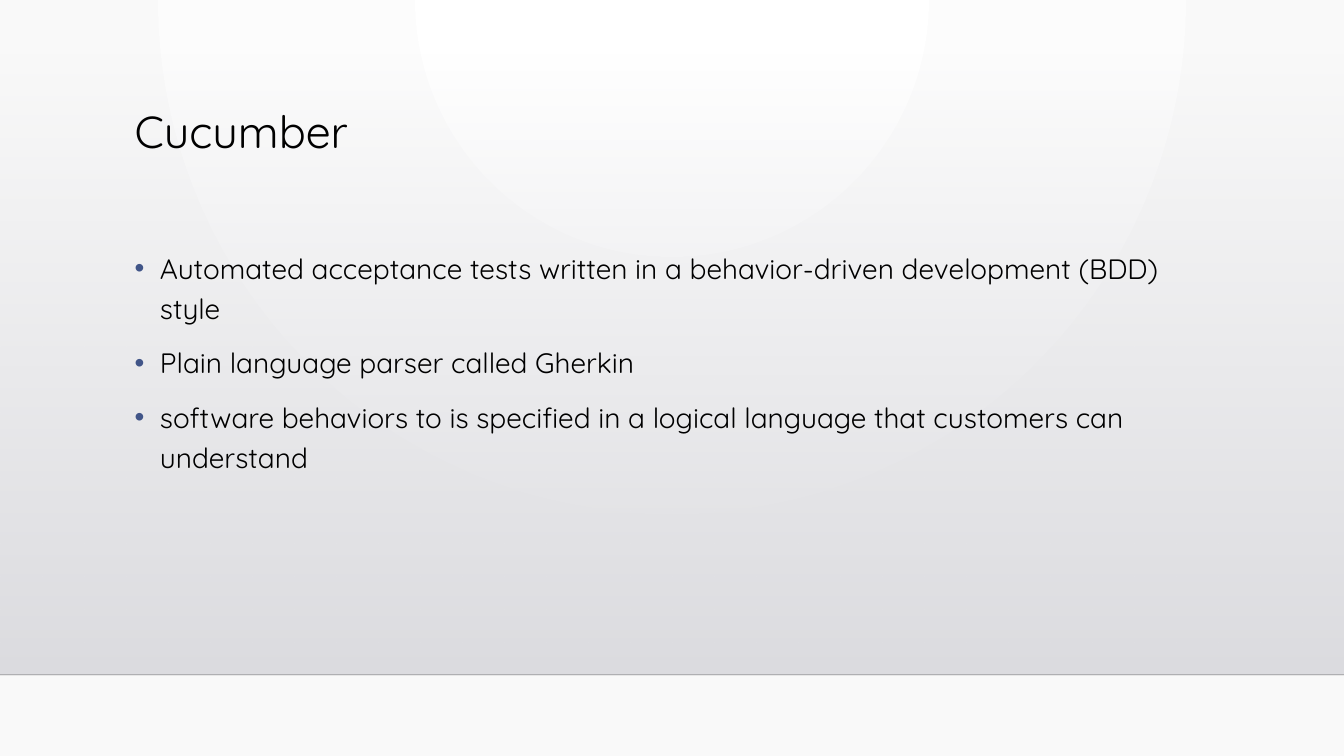
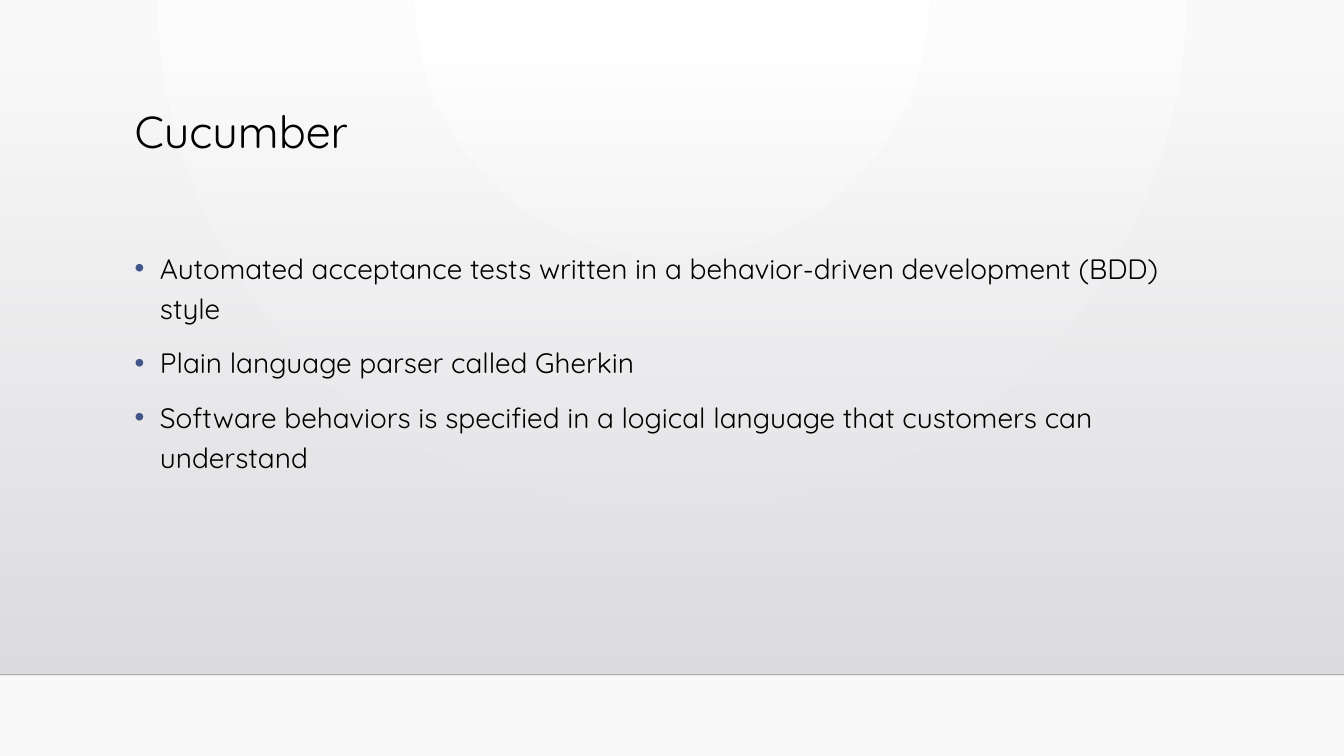
Before and after one commit to slipchansky/ats-unified, a slide deck: slide 3 of ats-presentation/ats-unified.pptx. Drawn at 1344x756 pixels with LibreOffice and Linux fonts; fonts in the diff are those of the drawing; background and template pictures are left out. Boxes give left, top, right and bottom in pixels: in the first picture for what was removed or moved away, otherwise in the second. Text is boxed around its words. In the diff, an @@ line names an element or a change of style, - is before the commit and + after.

```diff
--- a/ats-presentation/ats-unified.pptx
+++ b/ats-presentation/ats-unified.pptx
@@ text at [160, 407, 1092, 469]: text changed @@
-• software behaviors to is specified in a logical language that customers can understand
+• Software behaviors is specified in a logical language that customers can understand
```
Also in this commit, not shown: 30 other slides changed, 14 slides added, 1 slide removed.
